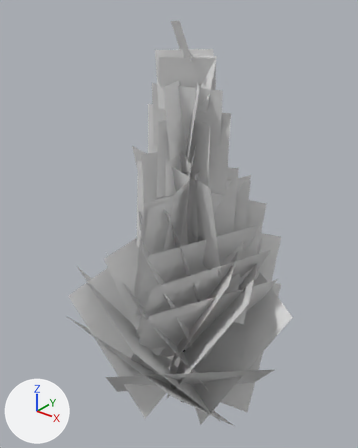
A saved change to the glTF model meshes/nature/trees/pine_model_3.glb.
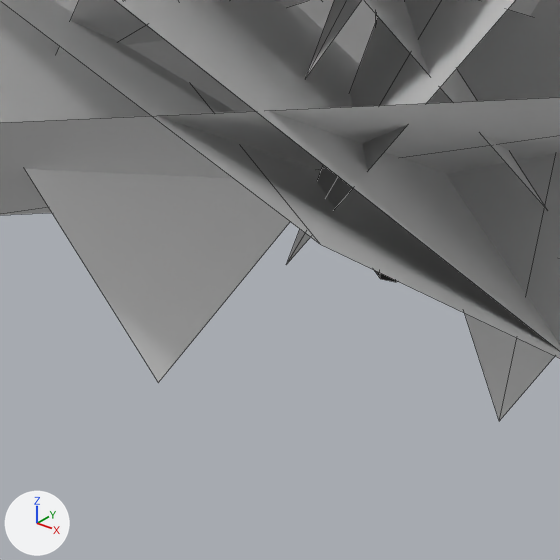
Each version appears first whole from a 50 mm camera at (7.06, -9.04, 11.6) aimed at (-0.25, 0.09, 5.94), and next in a close-up on the part from 33% to 59% of the width and 80% to 100% of the height. Arrows for +X, +Y and +Z are at lower left; the lights stay in place. The close-ups show mesh edges as thin lines. Where no turn or scale is listed for an object, it has been applied to the vertices.

In view in the first close-up: '!tree', 'leaves'.
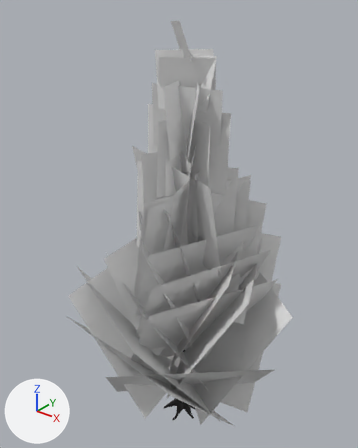
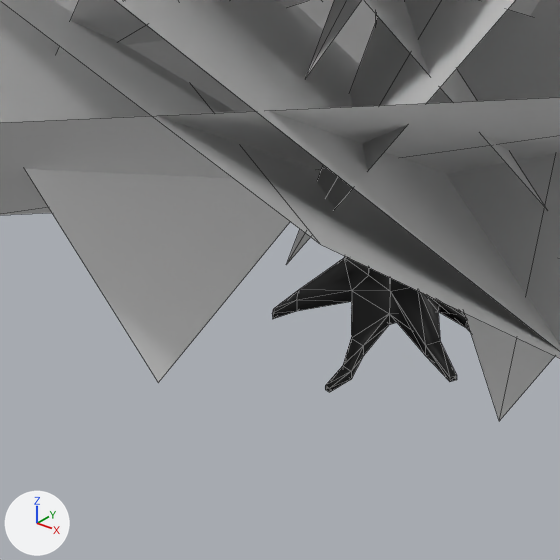
The newer file is also turned or shifted as a whole; pictures and numbers use the older file's frame.

Boxes [x1, y1, x2, y2] around the edits, measured in the close-ups (560 x 560 px):
```json
{"object": "tree.002", "change": "added", "after": [272, 15, 471, 392]}
{"object": "!tree", "change": "deleted", "before": [374, 15, 398, 282]}
```

The change, as JSON lines over the scene's bpy script:
```json
{"op": "add", "block": "me_tree_023", "code": ["me_tree_023 = bpy.data.meshes.new('tree.023')", "me_tree_023.from_pydata(...)  # 134 vertices, 258 faces; spans x -0.57..0.55, y -0.59..0.59, z -0.38..10.06", "me_tree_023.materials.append(mat_defaultmaterial)"]}
{"op": "remove", "block": "ob_tree", "code": ["ob_tree = bpy.data.objects.new('!tree', me_tree_032)", "ob_tree.location = (0.0, 0.0, 0.0)"]}
{"op": "add", "block": "ob_tree_002", "code": ["ob_tree_002 = bpy.data.objects.new('tree.002', me_tree_023)", "ob_tree_002.location = (0.0, 0.01, -0.011)"]}
```
